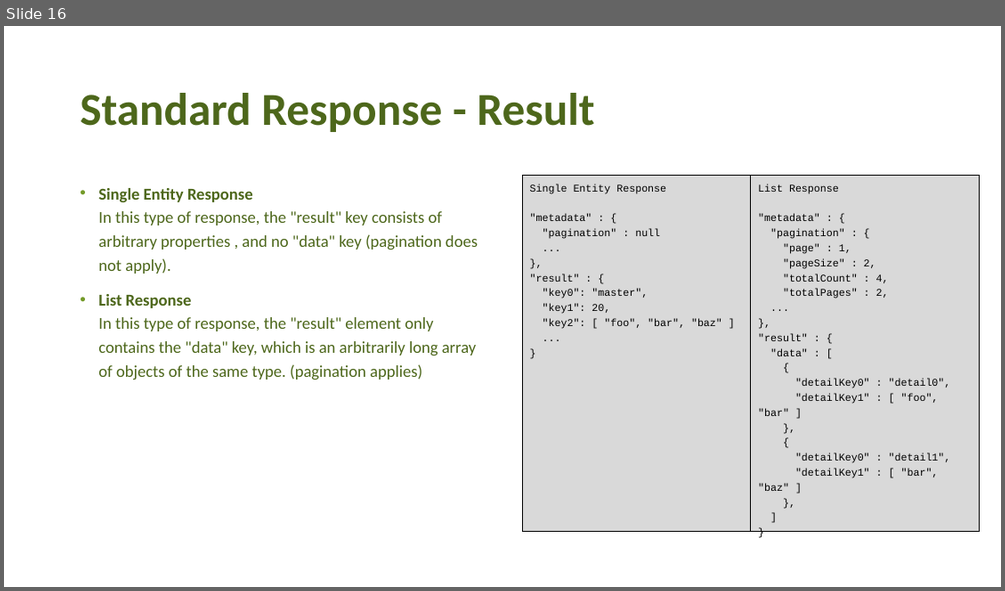
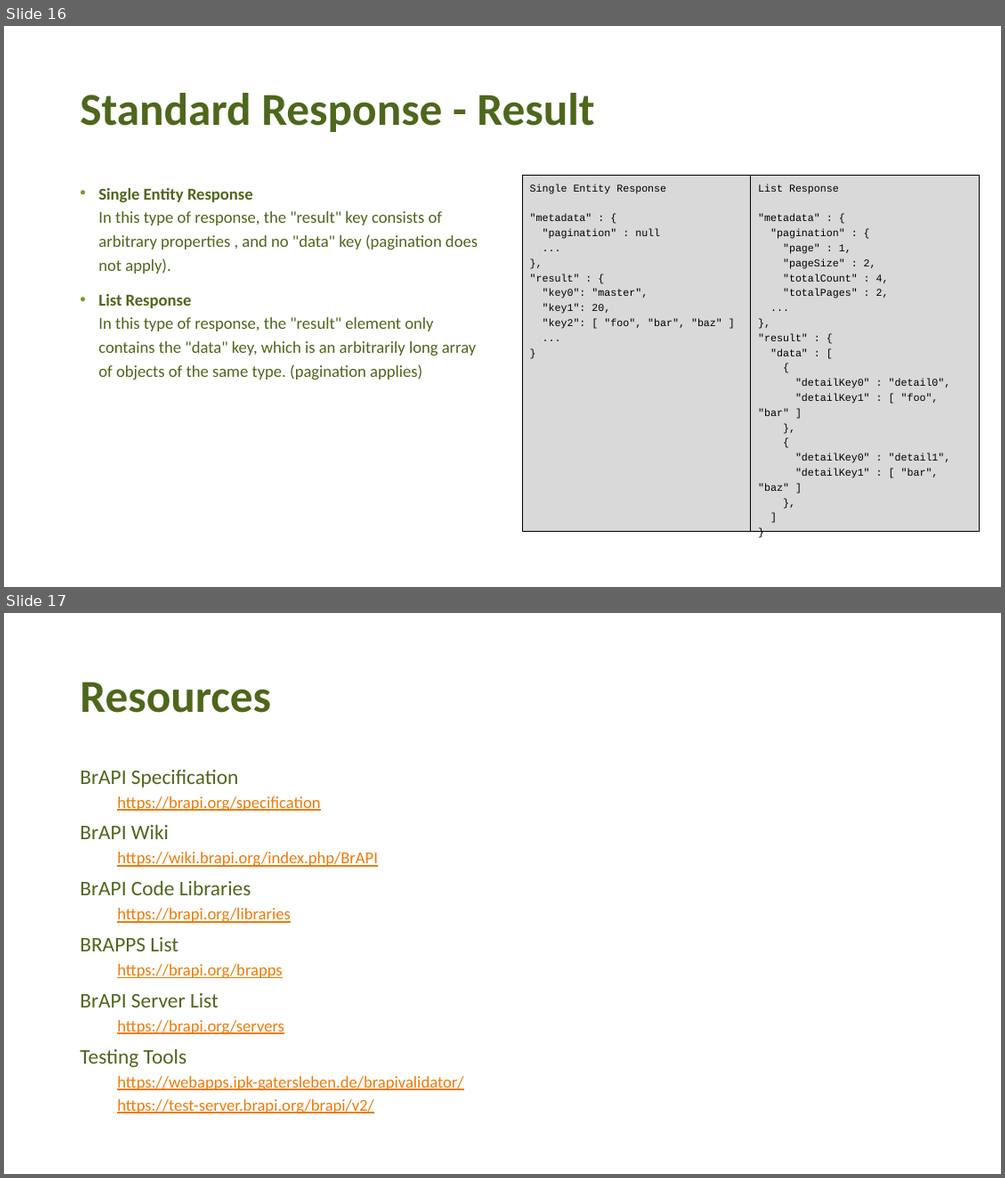
Before and after one commit to plantbreeding/brapi-website, a slide deck: brapi-website-node/public/docs/BrAPI_101.pptx. Shown one above the other, each under a label of ours: slide 16 before the commit, slides 16 and 17 after it. The pictures are 1005x591 and 1005x1178 pixels, drawn with LibreOffice and Linux fonts; fonts in the diff are those of the drawing; background and template pictures are left out. Boxes give left, top, right and bottom in pixels: in the first picture for what was removed or moved away, otherwise in the second. Text is boxed around its words. In the diff, an @@ line names an element or a change of style, - is before the commit and + after.

```diff
--- a/brapi-website-node/public/docs/BrAPI_101.pptx
+++ b/brapi-website-node/public/docs/BrAPI_101.pptx
@@ slide 17 added at <box>4,613,1001,1174</box>, background picture (left out) @@
@@ title added at <box>80,682,271,713</box>, 44 pt, text #4D671B, bold @@
+Resources
@@ text added at <box>80,770,463,1114</box>, 16 pt, text #EE7B08, underline @@
+BrAPI Specification
+  https://brapi.org/specification
+BrAPI Wiki
+  https://wiki.brapi.org/index.php/BrAPI
+BrAPI Code Libraries
+  https://brapi.org/libraries
+BRAPPS List
+  https://brapi.org/brapps
+BrAPI Server List
+  https://brapi.org/servers
+Testing Tools
+  https://webapps.ipk-gatersleben.de/brapivalidator/
+  https://test-server.brapi.org/brapi/v2/
```
Also in this commit, not shown: 3 other files.
